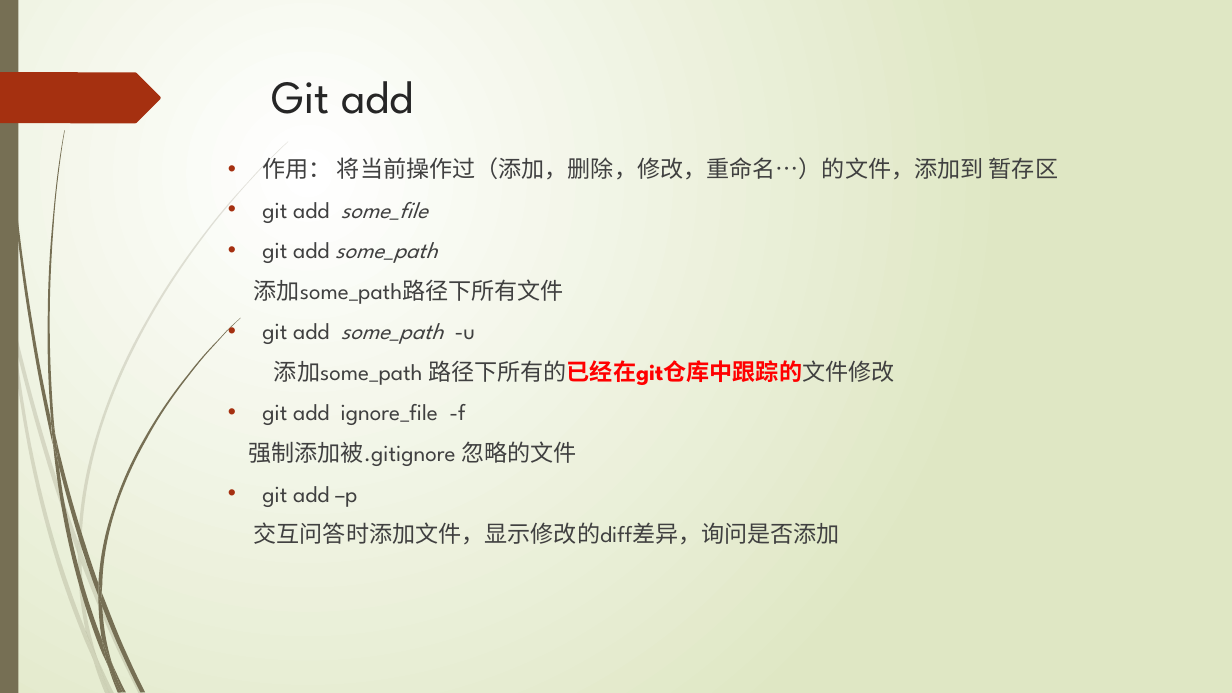
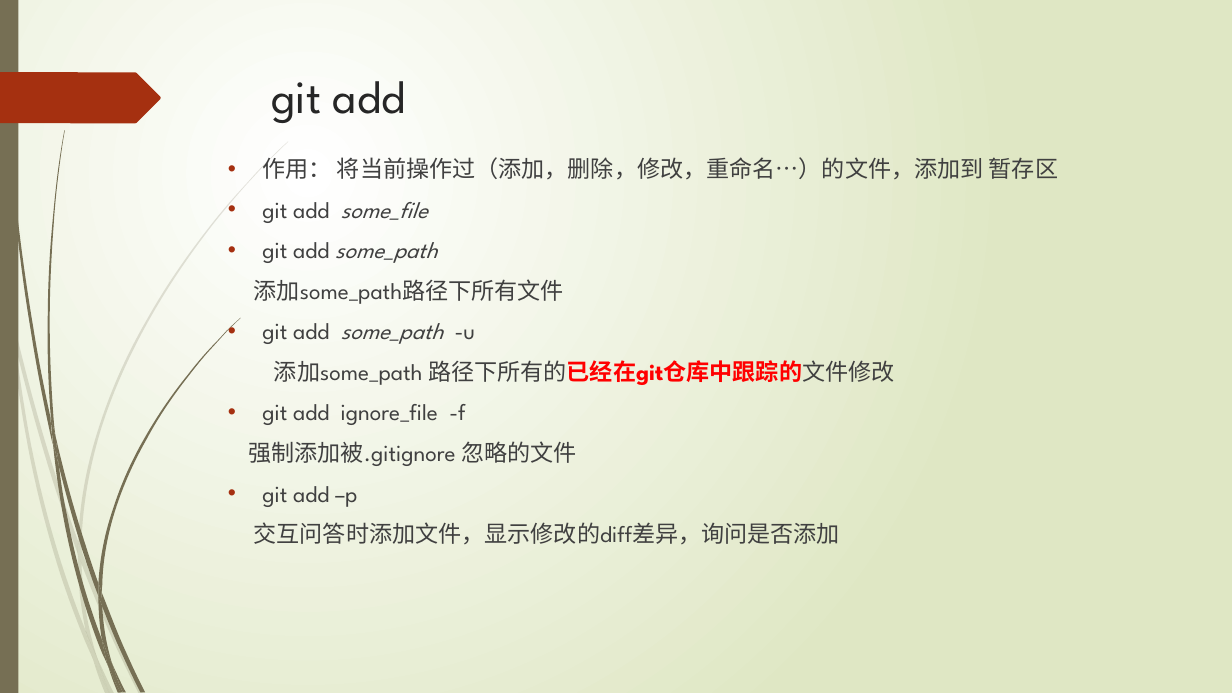
Before and after one commit to watercolor/gitppt, a slide deck: slide 11 of Git.pptx. Drawn at 1232x693 pixels with LibreOffice and Linux fonts; fonts in the diff are those of the drawing. Boxes give left, top, right and bottom in pixels: in the first picture for what was removed or moved away, otherwise in the second. Text is boxed around its words. In the diff, an @@ line names an element or a change of style, - is before the commit and + after.

```diff
--- a/Git.pptx
+++ b/Git.pptx
@@ title at [271,81,405,123]: text changed @@
-Git add
+git add
```
Also in this commit, not shown: 8 other slides changed, 5 slides added.
